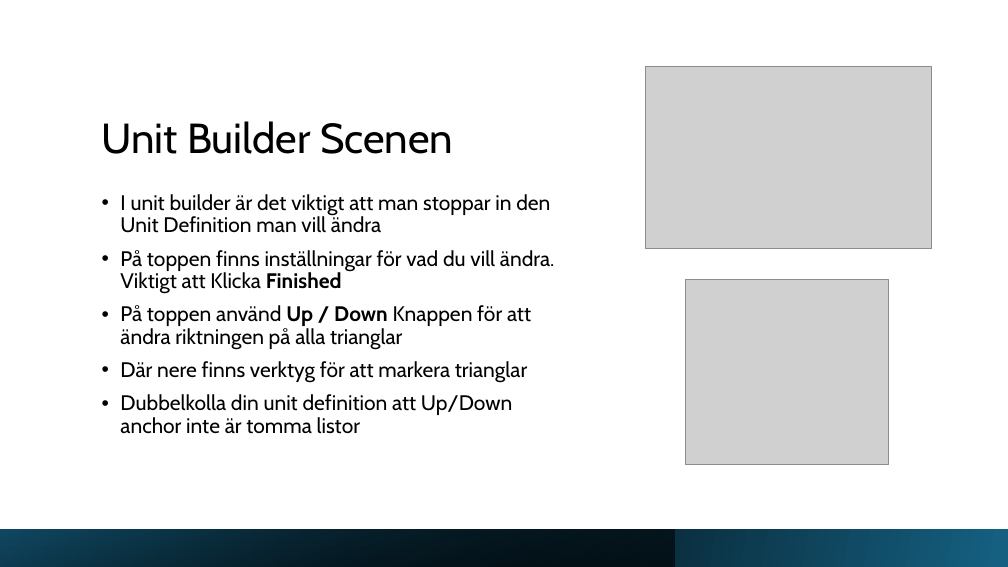
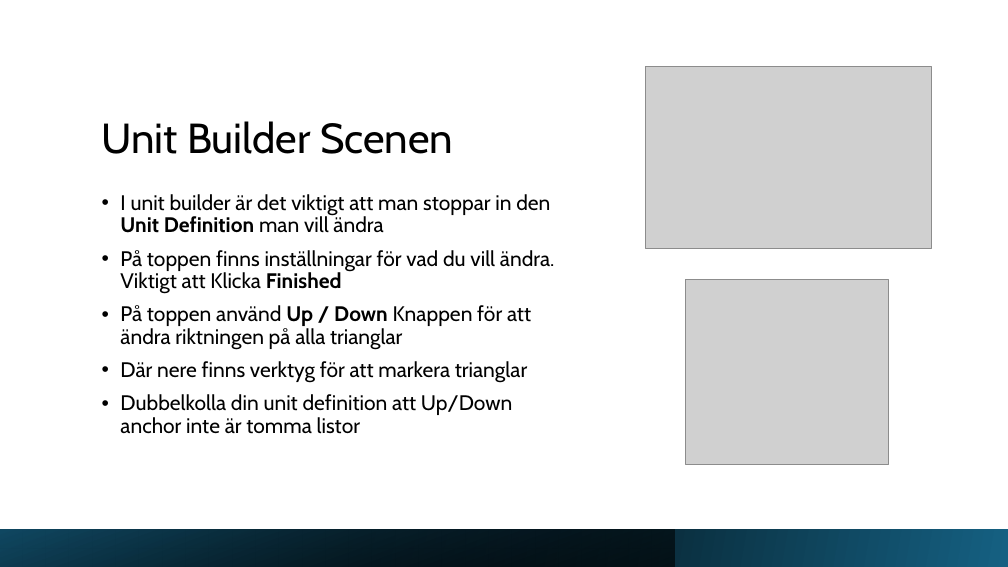
Before and after one commit to Jaltl/RogueLikeChess, a slide deck: slide 7 of Assets/Pontus Unit Builder.pptx. Drawn at 1008x567 pixels with LibreOffice and Linux fonts; fonts in the diff are those of the drawing; grey boxes stand for pictures. Boxes give left, top, right and bottom in pixels: in the first picture for what was removed or moved away, otherwise in the second. Text is boxed around its words. In the diff, an @@ line names an element or a change of style, - is before the commit and + after.

```diff
--- a/Assets/Pontus Unit Builder.pptx
+++ b/Assets/Pontus Unit Builder.pptx
@@ text at bbox=[120, 194, 550, 233]: bold on in "Unit Definition" @@
```
Also in this commit, not shown: 2 other slides changed, 1 other file.
